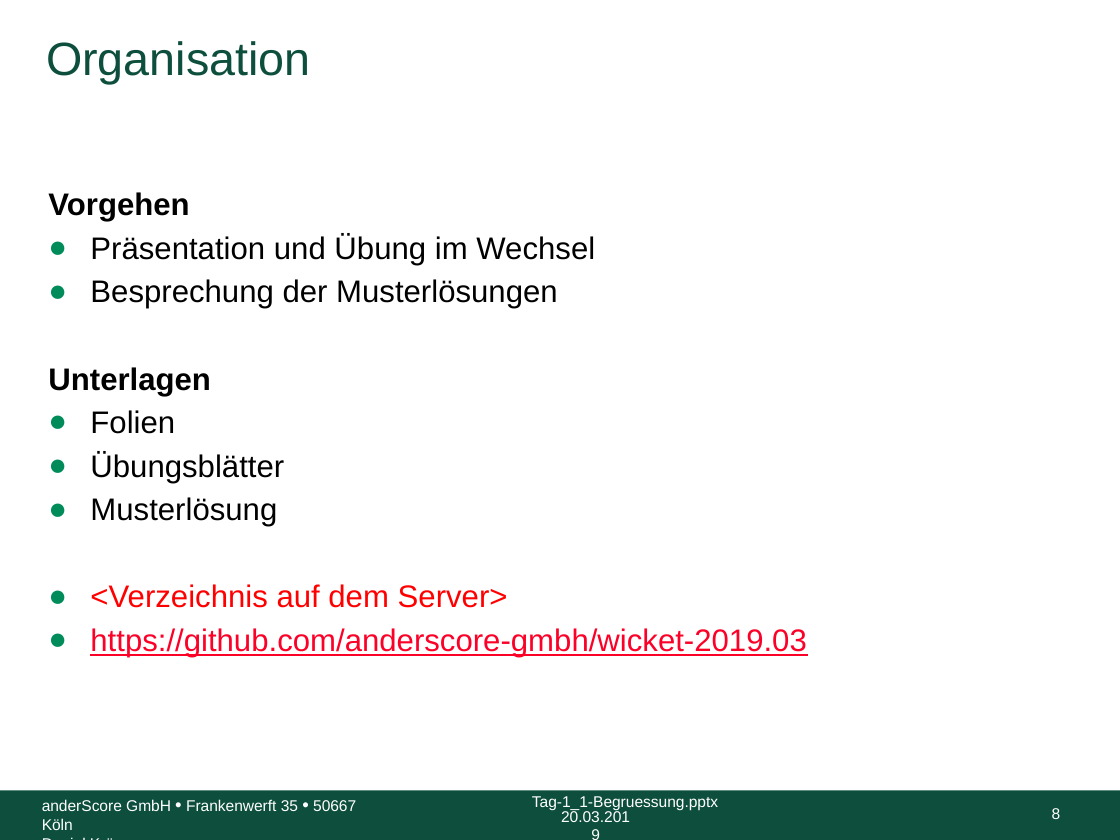
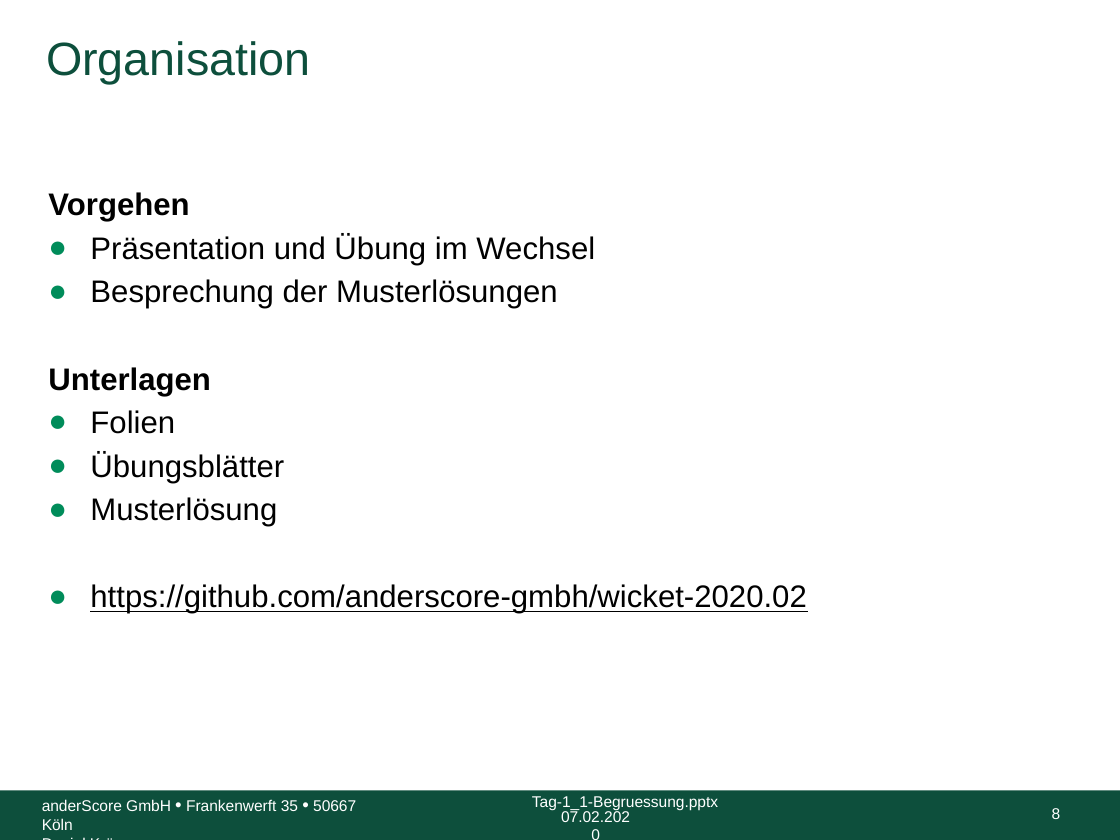
Before and after one commit to anderscore-gmbh/wicket-training, a slide deck: slide 8 of slides/Tag-1_1-Begruessung.pptx. Drawn at 1120x840 pixels with LibreOffice and Linux fonts; fonts in the diff are those of the drawing; background and template pictures are left out. Boxes give left, top, right and bottom in pixels: in the first picture for what was removed or moved away, otherwise in the second. Text is boxed around its words. In the diff, an @@ line names an element or a change of style, - is before the commit and + after.

```diff
--- a/slides/Tag-1_1-Begruessung.pptx
+++ b/slides/Tag-1_1-Begruessung.pptx
@@ text at (90,584,806,614): text changed; text colour #FC0128 to #000000 @@
-  ● <Verzeichnis auf dem Server>
-  ● https://github.com/anderscore-gmbh/wicket-2019.03
+  ● https://github.com/anderscore-gmbh/wicket-2020.02
@@ text at (561,809,630,822): text changed @@
-20.03.2019
+07.02.2020
```
Also in this commit, not shown: 10 other slides changed, 1 other file.
